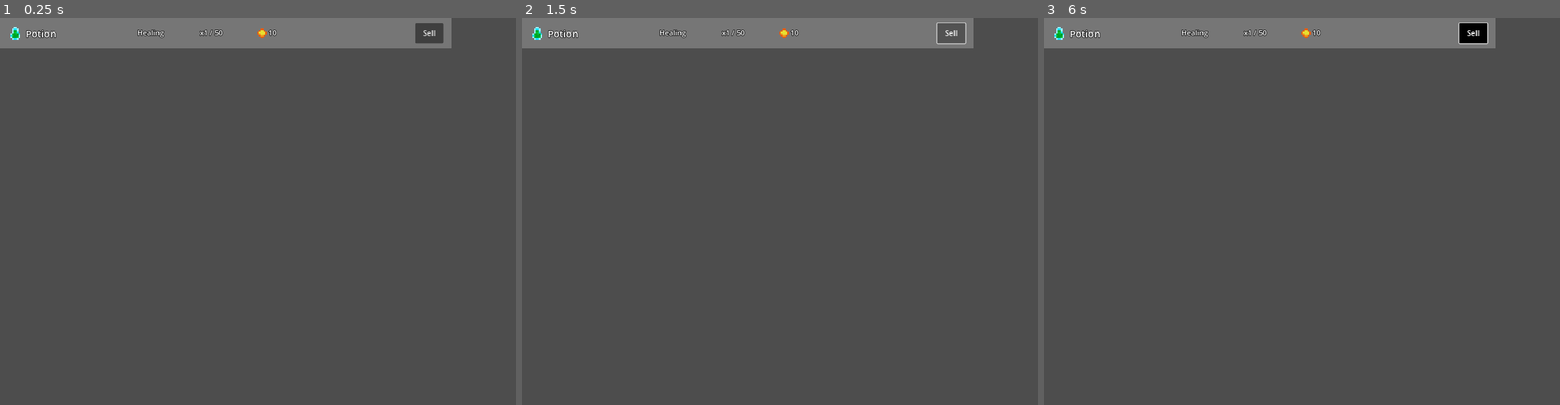
Above: before the commit, frames 1-3 (left to right).
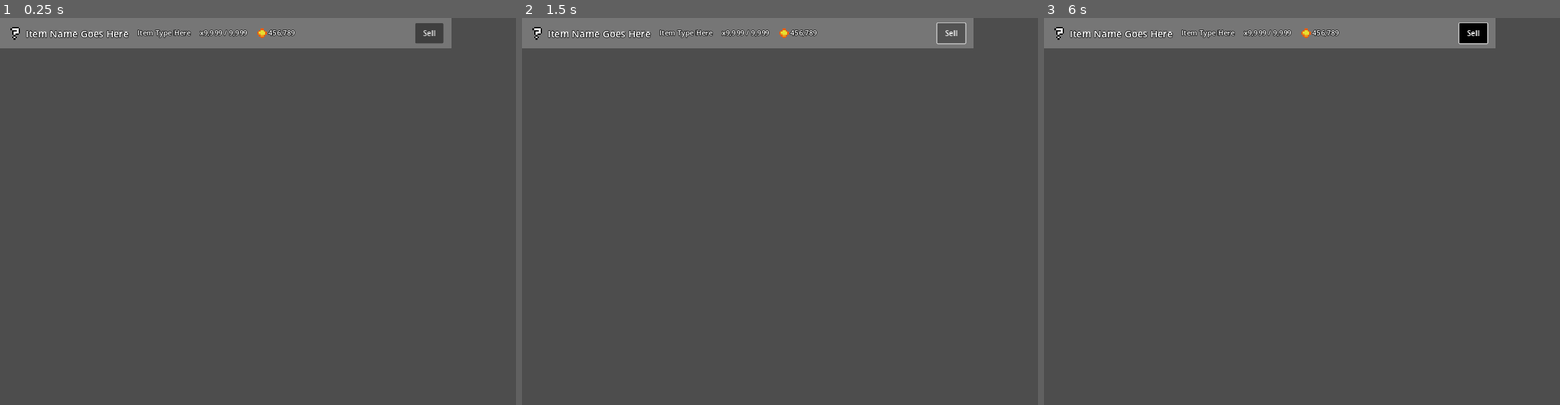
Above: after the commit, the same moments.

Repository: 123outerme/Shards-of-Grandeur
Game: Godot game, scene res://Prefabs/UI/InventorySlotPanel.tscn
Same seed, same stepped clock (60 frames per second), same inputs: the game is played once before the commit and once after it. This scene is started directly instead of the project's main scene.
Inputs:
- Up to frame 1 (0.25 s): no input
- Up to frame 2 (1.5 s): click "Sell" at 0.5 s; tap Enter at 1.25 s; hold D (move_right) from 1.28 s (still down); hold Space (game_interact) from 1.28 s (still down)
- Up to frame 3 (6 s): release D (move_right) at 2.03 s; release Space (game_interact) at 2.03 s; hold S (move_down) 2.03-2.78 s; tap Space (game_interact) at 2.1, 3.6, 5.1 s; tap Enter at 2.75, 4.25 s; hold D (move_right) 2.78-3.53 s; hold Space (game_interact) 2.78-3.53 s; hold W (move_up) 3.53-4.28 s; hold Space (game_interact) 4.28-5.03 s; hold A (move_left) 4.28-5.78 s; tap E (game_inventory) at 4.9 s; tap Escape (game_pause) at 5.65 s; hold S (move_down) from 5.78 s (still down); hold Space (game_interact) from 5.78 s (still down)

The runs differ from the first frame. In frame 1, 0.6% of the frame differs, in the area x 2-58%, y 2-6%; in frame 2, 0.6%; in frame 3, 0.6%.
Error in both runs: Invalid call. Nonexistent function 'sell_item' in base 'Nil'. (res://Scripts/Menus/InventoryPanel/InventorySlotPanel.gd:49)

Commit message:
Fixed inventory saving

Diff:
--- a/GameData/Items/testItemSlot.tres
+++ /dev/null
@@ -1,9 +0,0 @@
-[gd_resource type="Resource" script_class="InventorySlot" load_steps=3 format=3 uid="uid://by25xcn3dfsog"]
-
-[ext_resource type="Resource" uid="uid://qq710006qo2e" path="res://GameData/Items/Healing/Potion.tres" id="1_7n0np"]
-[ext_resource type="Script" path="res://Scripts/Inventory/InventorySlot.gd" id="1_q2a23"]
-
-[resource]
-script = ExtResource("1_q2a23")
-item = ExtResource("1_7n0np")
-count = 1
--- a/Prefabs/UI/InventorySlotPanel.tscn
+++ b/Prefabs/UI/InventorySlotPanel.tscn
@@ -1,9 +1,8 @@
-[gd_scene load_steps=10 format=3 uid="uid://xascm0kyyw75"]
+[gd_scene load_steps=9 format=3 uid="uid://xascm0kyyw75"]
 
 [ext_resource type="StyleBox" uid="uid://cvp1dlscuv1lg" path="res://Themes/ListItemPanel.tres" id="1_psbn8"]
 [ext_resource type="Script" path="res://Scripts/Menus/InventoryPanel/InventorySlotPanel.gd" id="2_6x7us"]
 [ext_resource type="Texture2D" uid="uid://p871kcr0eyx6" path="res://Graphics/SOUVUTU0.png" id="2_sthgl"]
-[ext_resource type="Resource" uid="uid://by25xcn3dfsog" path="res://GameData/Items/testItemSlot.tres" id="3_3u3x6"]
 [ext_resource type="Theme" uid="uid://dsowi08f2y6iv" path="res://Themes/rootTheme.tres" id="3_4ev4x"]
 [ext_resource type="Theme" uid="uid://cr8ed0igvvahw" path="res://Themes/ButtonRowTheme.tres" id="7_5a212"]
 
@@ -25,7 +24,6 @@
 custom_minimum_size = Vector2(1120, 76)
 theme = SubResource("Theme_wuysd")
 script = ExtResource("2_6x7us")
-inventorySlot = ExtResource("3_3u3x6")
 isShopItem = true
 
 [node name="ItemSprite" type="Sprite2D" parent="."]
--- a/Scripts/Inventory/Inventory.gd
+++ b/Scripts/Inventory/Inventory.gd
@@ -3,17 +3,17 @@
 
 @export var inventorySlots: Array[InventorySlot]
 
-var save_file: String = "inventory.tres"
+var save_name: String = "inventory.tres"
 
 func _init(i_slots: Array[InventorySlot] = []):
 	inventorySlots = i_slots
 
 func load_data(save_path):
-	if ResourceLoader.exists(save_path + save_file):
-		return load(save_path + save_file)
+	if ResourceLoader.exists(save_path + save_name):
+		return load(save_path + save_name)
 	return null
 
 func save_data(save_path, data):
-	var err = ResourceSaver.save(data, save_path + save_file)
+	var err = ResourceSaver.save(data, save_path + save_name)
 	if err != 0:
 		printerr("Inventory ResourceSaver error: " + err)
--- a/Scripts/Inventory/InventorySlot.gd
+++ b/Scripts/Inventory/InventorySlot.gd
@@ -2,7 +2,7 @@
 class_name InventorySlot
 
 @export var item: Item = null
-@export var count = 0
+@export var count = 1
 
 func _init(i: Item = null, i_count = 1):
 	item = i
--- a/Scripts/Menus/InventoryPanel/InventoryMenu.gd
+++ b/Scripts/Menus/InventoryPanel/InventoryMenu.gd
@@ -37,6 +37,7 @@
 		panel.queue_free()
 
 	var invSlotPanel = load("res://Prefabs/UI/InventorySlotPanel.tscn")
+	print(len(PlayerResources.inventory.inventorySlots))
 	for slot in PlayerResources.inventory.inventorySlots:
 		if selectedFilter == Item.Type.ALL or selectedFilter == slot.item.itemType:
 			var instantiatedPanel: InventorySlotPanel = invSlotPanel.instantiate()
--- a/Scripts/NPCs/NPCscript.gd
+++ b/Scripts/NPCs/NPCscript.gd
@@ -23,11 +23,6 @@
 	pass # Replace with function body.
 
 func save_data(save_path):
-	if not DirAccess.dir_exists_absolute(save_path + npcsDir):
-		var err = DirAccess.make_dir_absolute(save_path + npcsDir)
-		if err > 0:
-			print("DirAccess open create dir error " + String.num(err))
-
 	data.saveName = saveName
 	data.position = position
 	data.selectedTarget = NavAgent.selectedTarget
--- a/Scripts/SaveHandler.gd
+++ b/Scripts/SaveHandler.gd
@@ -29,6 +29,7 @@
 		saved_scripts.append("/" + node.get_path().get_concatenated_names().c_escape())
 
 func save_data():
+	create_save_subdirs()
 	fetch_saved_scripts()
 	for script_path in saved_scripts:
 		var scr = get_node_or_null(NodePath(script_path))
@@ -36,6 +37,7 @@
 			scr.call("save_data", save_file_location)
 
 func load_data():
+	create_save_subdirs()
 	fetch_saved_scripts()
 	for script_path in saved_scripts:
 		var scr = get_node_or_null(NodePath(script_path))
@@ -59,3 +61,10 @@
 
 func save_file_exists():
 	return FileAccess.file_exists(save_exists_file)
+
+func create_save_subdirs():
+	for subdir in subdirs:
+		if not DirAccess.dir_exists_absolute(save_file_location + subdir):
+			var err = DirAccess.make_dir_absolute(save_file_location + subdir)
+			if err > 0:
+				print("DirAccess open create dir error " + String.num(err))
